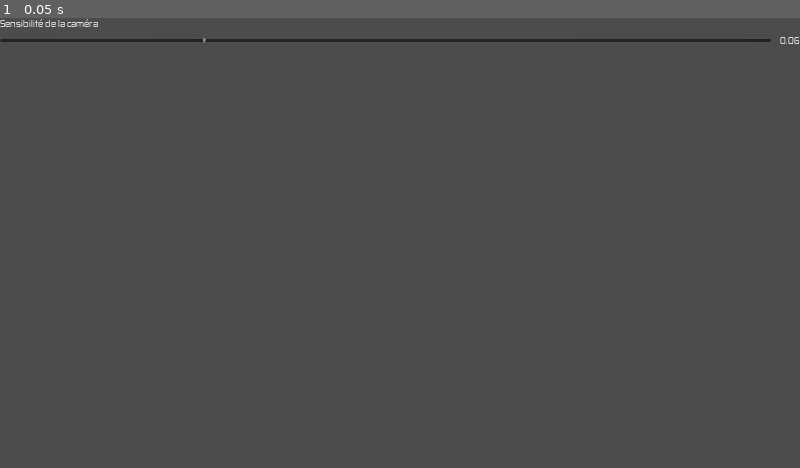
Above: before the commit, frame 1.
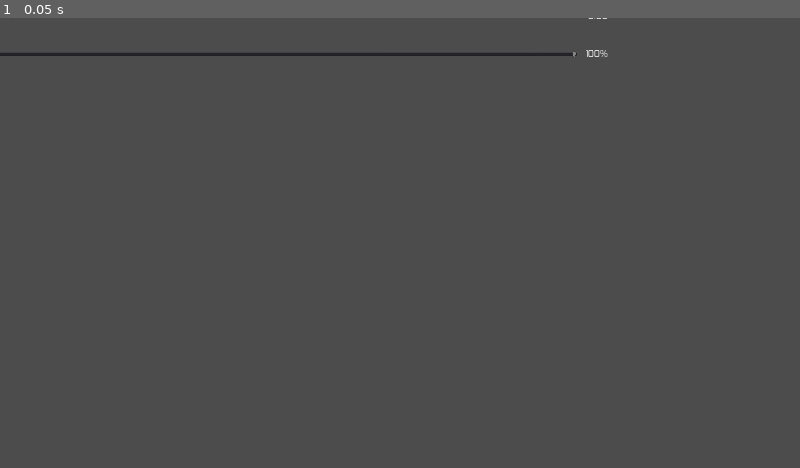
Above: after the commit, the same moment.

Repository: nexos20levrai/La-Guerre-Des-Capsules
Game: Godot game, scene res://interface/scenes/SettingsDialog.tscn
The game is run twice, just before and just after one commit, with the same random seed, the same clock (stepped at 60 frames per second) and the same inputs. This scene is started directly instead of the project's main scene.
Inputs:
- Up to frame 1 (0.05 s): no input

The runs differ from the first frame. In frame 1, 1.3% of the frame differs, in the area x 0-100%, y 0-9%.

Commit message:
Ajout de la barre de volume

Diff:
--- a/interface/scenes/HUD.tscn
+++ b/interface/scenes/HUD.tscn
@@ -55,7 +55,9 @@
 anchor_left = 0.0
 anchor_right = 0.0
 margin_left = 620.0
+margin_top = 0.0
 margin_right = 1220.0
+margin_bottom = 30.0
 
 [node name="AmmoContainer" type="HBoxContainer" parent="Container/InfoContainer"]
 margin_top = 34.0
--- a/interface/scenes/SettingsDialog.tscn
+++ b/interface/scenes/SettingsDialog.tscn
@@ -1,11 +1,20 @@
-[gd_scene load_steps=3 format=2]
+[gd_scene load_steps=5 format=2]
 
 [ext_resource path="res://interface/scripts/SettingsDialog.gd" type="Script" id=1]
 [ext_resource path="res://interface/resources/HUDSmallFont.tres" type="DynamicFont" id=2]
+[ext_resource path="res://assets/fonts/zekton rg.ttf" type="DynamicFontData" id=3]
+
+[sub_resource type="DynamicFont" id=1]
+size = 22
+font_data = ExtResource( 3 )
 
 [node name="SettingsDialog" type="VBoxContainer"]
 anchor_right = 1.0
 anchor_bottom = 1.0
+margin_left = -461.034
+margin_top = -59.397
+margin_right = -461.034
+margin_bottom = -59.397
 size_flags_horizontal = 3
 size_flags_vertical = 3
 custom_constants/separation = 25
@@ -27,6 +36,7 @@
 [node name="Label" type="Label" parent="CameraContainer"]
 margin_right = 1920.0
 margin_bottom = 27.0
+rect_pivot_offset = Vector2( 445.293, 27 )
 custom_fonts/font = ExtResource( 2 )
 text = "Sensibilité de la caméra"
 __meta__ = {
@@ -60,10 +70,61 @@
 margin_left = 1875.0
 margin_right = 1920.0
 margin_bottom = 27.0
-custom_fonts/font = ExtResource( 2 )
+custom_fonts/font = SubResource( 1 )
 text = "0.05"
 align = 2
 __meta__ = {
 "_editor_description_": ""
 }
+
+[node name="VolumeContainer" type="VBoxContainer" parent="."]
+margin_top = 94.0
+margin_right = 1920.0
+margin_bottom = 163.0
+custom_constants/separation = 15
+
+[node name="Label" type="Label" parent="VolumeContainer"]
+margin_right = 1920.0
+margin_bottom = 27.0
+rect_pivot_offset = Vector2( 445.293, 27 )
+custom_fonts/font = ExtResource( 2 )
+text = "Volume"
+__meta__ = {
+"_editor_description_": ""
+}
+
+[node name="HBoxContainer" type="HBoxContainer" parent="VolumeContainer"]
+margin_top = 42.0
+margin_right = 1920.0
+margin_bottom = 69.0
+custom_constants/separation = 20
+
+[node name="AudioSlider" type="HSlider" parent="VolumeContainer/HBoxContainer"]
+margin_right = 1847.0
+margin_bottom = 27.0
+focus_neighbour_left = NodePath(".")
+focus_neighbour_top = NodePath(".")
+focus_neighbour_right = NodePath(".")
+focus_previous = NodePath(".")
+size_flags_horizontal = 3
+size_flags_vertical = 1
+min_value = -30.0
+max_value = 0.0
+__meta__ = {
+"_editor_description_": ""
+}
+
+[node name="AudioLabel" type="Label" parent="VolumeContainer/HBoxContainer"]
+margin_left = 1867.0
+margin_right = 1920.0
+margin_bottom = 27.0
+custom_fonts/font = SubResource( 1 )
+text = "100%"
+align = 2
+__meta__ = {
+"_editor_description_": ""
+}
+
+[node name="Node" type="Node" parent="."]
 [connection signal="value_changed" from="CameraContainer/HBoxContainer/CameraSlider" to="." method="_on_CameraSlider_value_changed"]
+[connection signal="value_changed" from="VolumeContainer/HBoxContainer/AudioSlider" to="." method="_on_AudioSlider_value_changed"]
--- a/interface/scripts/SettingsDialog.gd
+++ b/interface/scripts/SettingsDialog.gd
@@ -2,12 +2,16 @@
 
 onready var camera_slider: HSlider = $CameraContainer/HBoxContainer/CameraSlider
 onready var camera_label: Label = $CameraContainer/HBoxContainer/CameraLabel
+onready var audio_slider: HSlider = $VolumeContainer/HBoxContainer/AudioSlider
+onready var audio_label: Label = $VolumeContainer/HBoxContainer/AudioLabel
+onready var master_bus = AudioServer.get_bus_index("Master")
 
 func _ready():
 	camera_slider.min_value = GameSettings.get_min_sensitivity()
 	camera_slider.max_value = GameSettings.get_max_sensitivity()
 	camera_slider.value = GameSettings.get_current_sensitivity()
 	camera_label.text = str(stepify(GameSettings.get_current_sensitivity(),0.01))
+	audio_slider.value = AudioServer.get_bus_volume_db(master_bus)
 
 func confirm_pressed():
 	GameSettings.set_current_sensitivity(camera_slider.value)
@@ -15,3 +19,15 @@
 
 func _on_CameraSlider_value_changed(value):
 	camera_label.text = str(stepify(value,0.01))
+
+func _on_AudioSlider_value_changed(value):
+	AudioServer.set_bus_volume_db(master_bus, value)
+
+	if value <= -30:
+		AudioServer.set_bus_mute(master_bus, true)
+		audio_label.text = "0%"
+	else:
+		AudioServer.set_bus_mute(master_bus, false)
+		# Calculer le pourcentage basé sur la plage de -30 à 0 dB
+		var percentage = int((value + 30) / 30.0 * 100)
+		audio_label.text = str(percentage) + "%"
